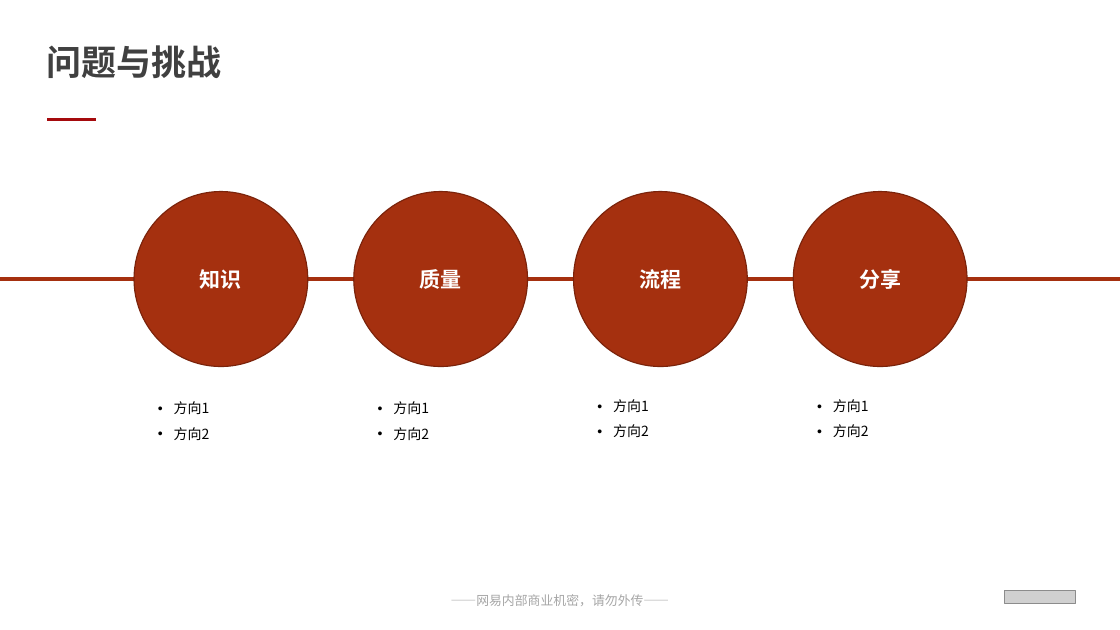
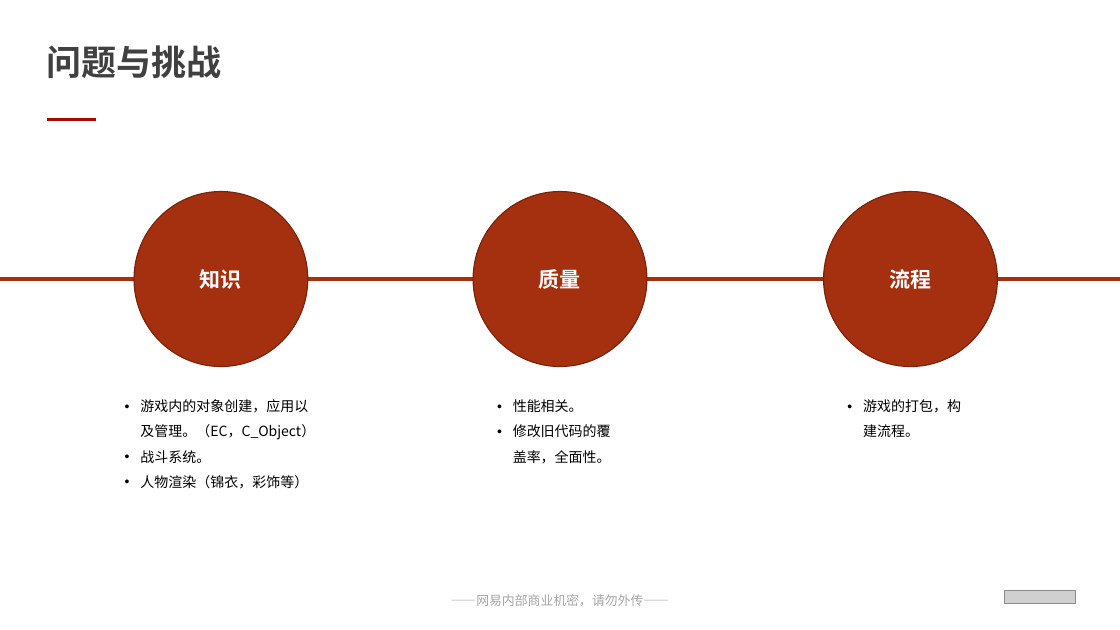
Before and after one commit to kirakuiin/note, a slide deck: slide 7 of Obsidian Vault/Assets/试用期转正述职模板2025.pptx. Drawn at 1120x630 pixels with LibreOffice and Linux fonts; fonts in the diff are those of the drawing; grey boxes stand for pictures. Boxes give left, top, right and bottom in pixels: in the first picture for what was removed or moved away, otherwise in the second. Text is boxed around its words. In the diff, an @@ line names an element or a change of style, - is before the commit and + after.

```diff
--- a/Obsidian Vault/Assets/试用期转正述职模板2025.pptx
+++ b/Obsidian Vault/Assets/试用期转正述职模板2025.pptx
@@ ellipse "质量": place and size @@
-ellipse "质量" at bbox=[354, 192, 528, 366]
+ellipse "质量" at bbox=[473, 192, 647, 366]
@@ ellipse removed at bbox=[793, 192, 967, 366] @@
-分享
@@ ellipse "流程": place and size @@
-ellipse "流程" at bbox=[574, 192, 748, 366]
+ellipse "流程" at bbox=[823, 192, 997, 366]
@@ text at bbox=[140, 399, 315, 489]: text changed @@
-• 方向1
-• 方向2
+• 游戏内的对象创建，应用以及管理。（EC，C_Object）
+• 战斗系统。
+• 人物渲染（锦衣，彩饰等）
@@ text at bbox=[513, 399, 611, 464]: text changed @@
-• 方向1
-• 方向2
+• 性能相关。
+• 修改旧代码的覆盖率，全面性。
@@ text removed at bbox=[613, 399, 649, 437] @@
-• 方向1
-• 方向2
@@ text removed at bbox=[833, 399, 869, 437] @@
-• 方向1
-• 方向2
@@ text added at bbox=[863, 399, 961, 437], 12 pt, text #000000 @@
+• 游戏的打包，构建流程。
```
Also in this commit, not shown: 3 other slides changed, 2 other files.
